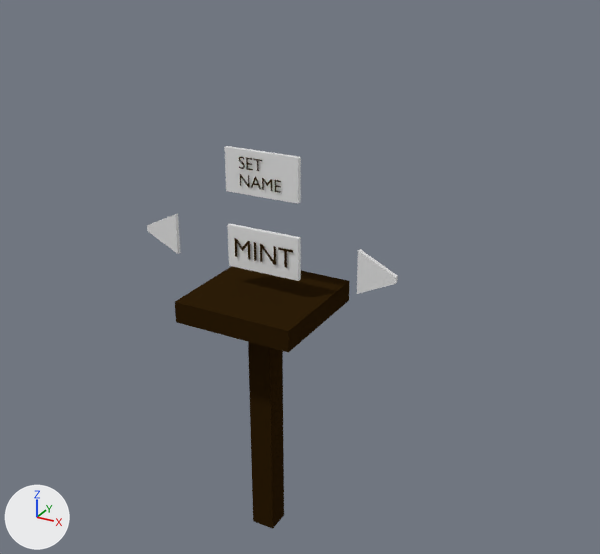
Renders of the Blender file Reference/CompicactusObjects.blend from each side of a commit.
Both versions are drawn from a 50 mm camera at (1.39, -2.27, 2.22) aimed at (0.09, 0.09, 1.03). Every picture has the same lights, and +X, +Y and +Z are marked at lower left.
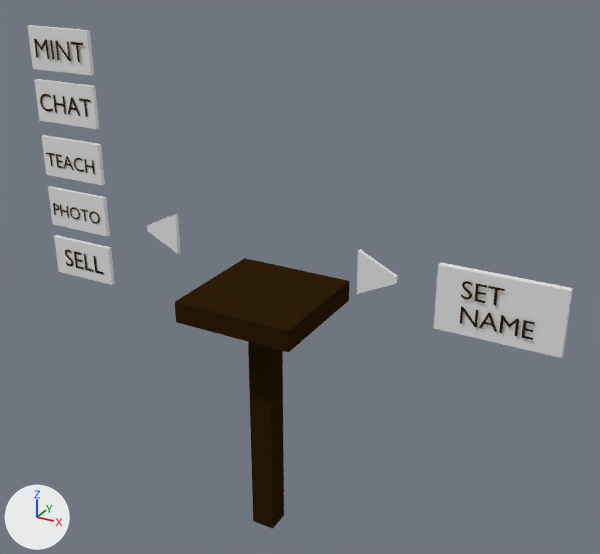
What differs and where, as boxes [x1, y1, x2, y2] in the pictures (600 x 554 px):
'Cube.004', moved, rescaled (82% wider, 64% taller)
    before: [225, 146, 301, 204]
    after: [434, 262, 573, 358]
'Cube.001', moved
    before: [227, 224, 301, 281]
    after: [28, 25, 94, 75]
'Cube.006', added
    after: [34, 79, 99, 129]
'Cube.007', added
    after: [41, 135, 105, 185]
'Cube.008', added
    after: [48, 186, 110, 236]
'Cube.009', added
    after: [54, 235, 115, 285]
'Text.001', moved, rescaled (77% wider, 62% taller)
    before: [239, 157, 281, 193]
    after: [460, 281, 535, 340]
'Text', moved
    before: [234, 238, 293, 268]
    after: [34, 38, 83, 62]
'Text.003', added
    after: [40, 94, 91, 117]
'Text.004', added
    after: [46, 152, 95, 174]
'Text.006', added
    after: [65, 250, 103, 274]
'Text.005', added
    after: [53, 203, 100, 224]

What the commit changed:
Mesh me_text_006 is new.
It has 146 vertices, 138 faces and spans x 0.04..1.93, y -0.01..0.69, z 0.0.
It uses material mat_material (brown #2e1e09).
Mesh me_text_005 is new.
It has 268 vertices, 264 faces and spans x 0.07..3.44, y -0.01..0.69, z 0.0.
It uses material mat_material (brown #2e1e09).
Mesh me_text_004 is new.
It has 141 vertices, 133 faces and spans x 0.02..3.13, y -0.01..0.69, z 0.0.
It uses material mat_material (brown #2e1e09).
Mesh me_text_003 is new.
It has 129 vertices, 123 faces and spans x 0.05..2.69, y -0.01..0.69, z 0.0.
It uses material mat_material (brown #2e1e09).
Object 'Text' (ob_text) moves from (-0.116, -0.015, 1.112) to (-0.954, -0.015, 1.73).
Object 'Cube.001' (ob_cube_001) moves from (0.0, 0.0, 1.145) to (-0.838, 0.0, 1.763).
Object 'Cube.004' (ob_cube_004) moves from (0.0, 0.0, 1.421) to (0.83, 0.003, 1.119).
Object 'Cube.004' (ob_cube_004) is rescaled from (1.0, 1.0, 1.0) to (1.42, 1.42, 1.42).
Object 'Text.001' (ob_text_001) moves from (-0.085, -0.014, 1.434) to (0.709, -0.016, 1.137).
Object 'Text.001' (ob_text_001) is rescaled from (0.0607, 0.0607, 0.0607) to (0.0862, 0.0862, 0.0862).
Object 'Cube.009' (ob_cube_009) is new; it shows a copy of the mesh of ob_cube_004.
Its location is (-0.838, 0.0, 0.949).
Object 'Cube.008' (ob_cube_008) is new; it shows a copy of the mesh of ob_cube_004.
Its location is (-0.838, 0.0, 1.153).
Object 'Cube.007' (ob_cube_007) is new; it shows a copy of the mesh of ob_cube_004.
Its location is (-0.838, 0.0, 1.358).
Object 'Text.006' (ob_text_006) is new; it shows me_text_006.
Its location is (-0.932, -0.011, 0.911).
Its rotation in degrees is (90, 0, 0).
Its scale is (0.103, 0.103, 0.103).
Object 'Text.005' (ob_text_005) is new; it shows me_text_005.
Its location is (-0.964, -0.011, 1.122).
Its rotation in degrees is (90, 0, 0).
Its scale is (0.0697, 0.0697, 0.0697).
Object 'Text.004' (ob_text_004) is new; it shows me_text_004.
Its location is (-0.964, -0.011, 1.321).
Its rotation in degrees is (90, 0, 0).
Its scale is (0.076, 0.076, 0.076).
Object 'Text.003' (ob_text_003) is new; it shows me_text_003.
Its location is (-0.964, -0.011, 1.535).
Its rotation in degrees is (90, 0, 0).
Its scale is (0.0943, 0.0943, 0.0943).
Object 'Cube.006' (ob_cube_006) is new; it shows a copy of the mesh of ob_cube_004.
Its location is (-0.838, 0.0, 1.57).
